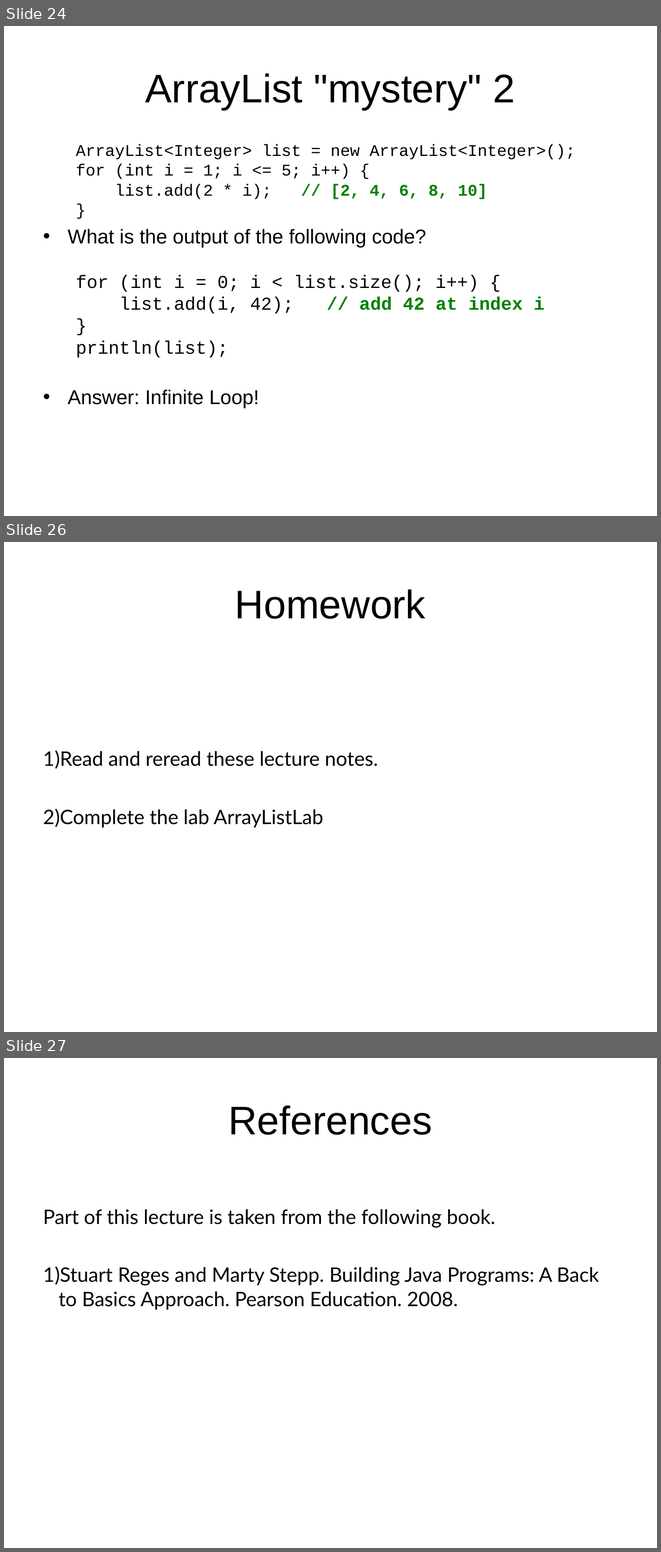
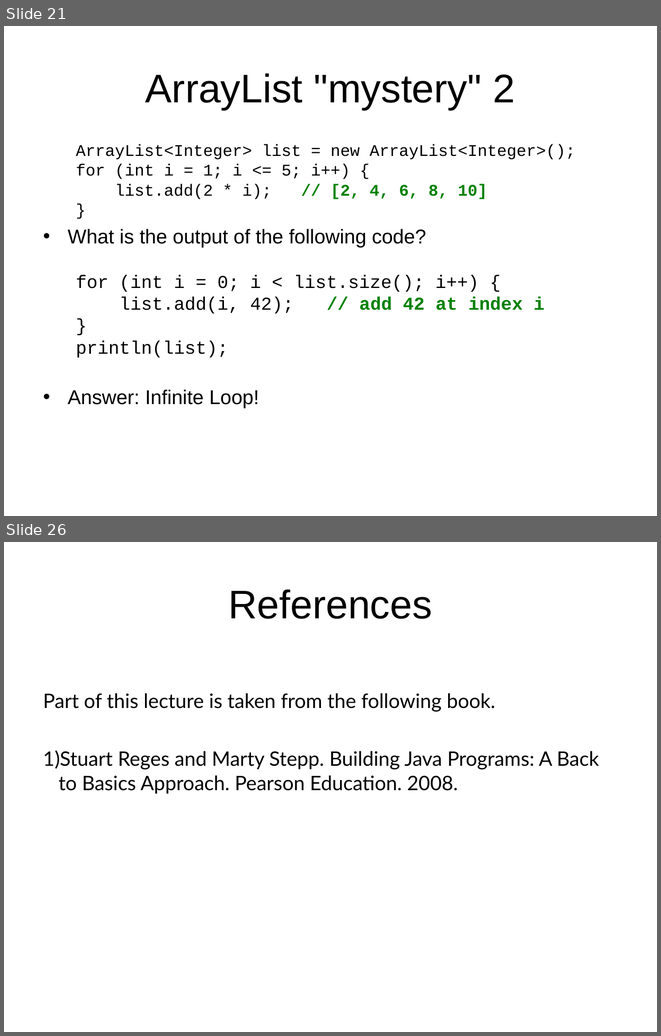
Before and after one commit to LongBaoNguyen/longbaonguyen.github.io, a slide deck: courses/apcsp/lecture13.ppt. Shown one above the other, each under a label of ours: slides 24, 26 and 27 before the commit, slides 21 and 26 after it; the slides between them are not shown. The pictures are 661x1552 and 661x1036 pixels, drawn with LibreOffice and Linux fonts; fonts in the diff are those of the drawing; background and template pictures are left out. Boxes give left, top, right and bottom in pixels: in the first picture for what was removed or moved away, otherwise in the second. Text is boxed around its words. In the diff, an @@ line names an element or a change of style, - is before the commit and + after.

Commit message:
arraylist

```diff
--- a/courses/apcsp/lecture13.ppt
+++ b/courses/apcsp/lecture13.ppt
@@ slide 26 removed at (x1=4, y1=542, x2=657, y2=1032), background picture (left out) @@
@@ title removed at (x1=235, y1=589, x2=426, y2=619) @@
-Homework
@@ text removed at (x1=43, y1=750, x2=378, y2=828) @@
-1) Read and reread these lecture notes.
-2) Complete the lab ArrayListLab
@@ what was slide 24 is now slide 21 @@
@@ what was slide 27 is now slide 26 @@
```
Also in this commit, not shown: 14 slides changed, 1 slide added, 1 other slide removed, 6 other files.
